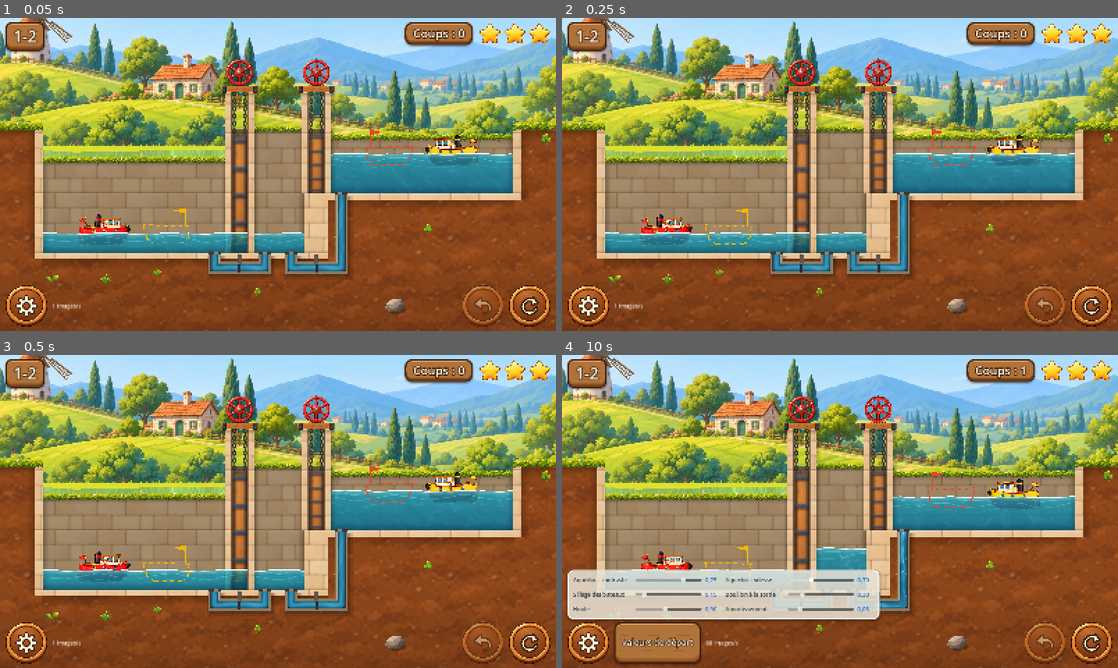
Above: before the commit, frames 1-4 (two rows, left to right).
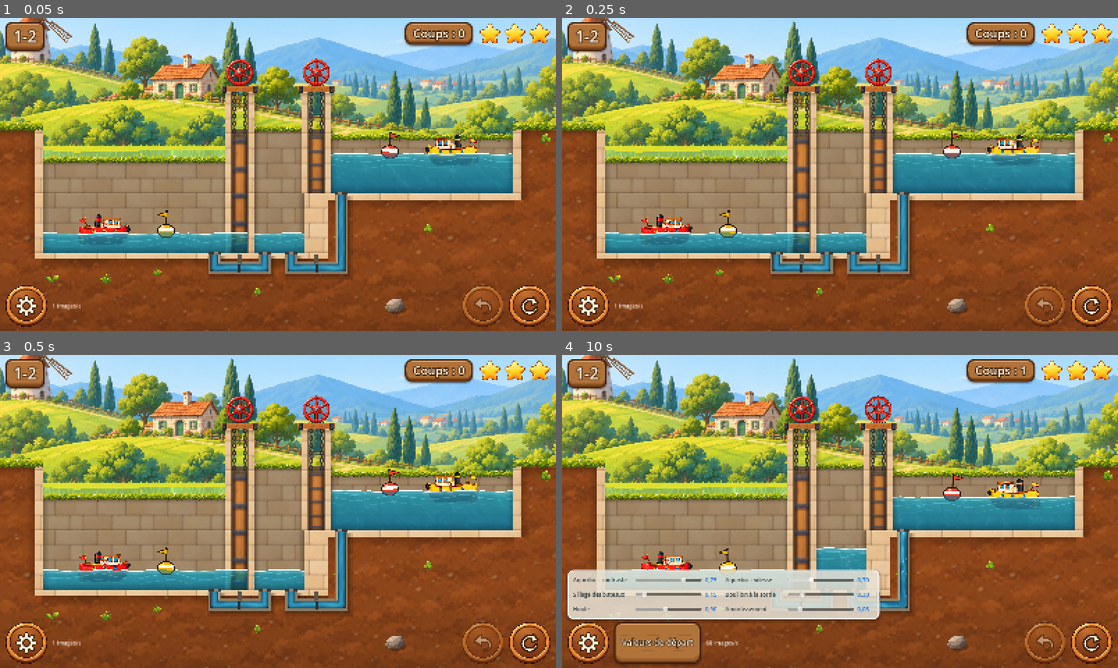
Above: after the commit, the same moments.

Repository: VincentDebaty/station
Game: Godot game, scene res://principal.tscn
Same seed, same stepped clock (60 frames per second), same inputs: the game is played once before the commit and once after it.
Inputs (mouse positions are in pixels of both pictures, inside the frame that each line leads up to):
- Up to frame 1 (0.05 s): no input
- Up to frame 2 (0.25 s): no input
- Up to frame 3 (0.5 s): no input
- Up to frame 4 (10 s): click (1090, 642) at 0.5 s; click (589, 642) at 1.25 s; click "Valeurs de départ" at 2 s; click (1090, 642) at 2.75 s; click (589, 642) at 3.52 s; click (1090, 642) at 4.25 s; click (589, 642) at 5 s; click "Valeurs de départ" at 5.75 s; click "Valeurs de départ" at 6.5 s; move the mouse to (962, 495) at 7.27 s; click (962, 495) at 7.42 s; move the mouse to (728, 527) at 8.02 s; click (728, 527) at 8.17 s; move the mouse to (895, 442) at 8.77 s; click (895, 442) at 8.92 s; move the mouse to (812, 574) at 9.52 s; click (812, 574) at 9.67 s

The runs differ from the first frame. In frame 1, 0.4% of the frame differs, in the area x 25-75%, y 35-72%; in frame 2, 0.4%; in frame 3, 0.4%, in the area x 25-75%, y 35-73%; in frame 4, 0.4%.

Commit message:
Lot 3 : la destination d'un bateau devient une bouée à sa couleur, qui flotte et suit l'eau
La coque en pointillés et le fanion faisaient « calque de mise au point »
(analyse graphique). Vincent a choisi la bouée : un flotteur à la couleur du
bateau, cerclé de brun, avec une bande blanche, un mât et un fanion tourné
vers où va le bateau. Elle flotte à la place visée :
- elle monte et descend avec la houle et penche avec la pente de la surface ;
- le tiers bas du flotteur est vu à travers l'eau ;
- bassin à sec, elle repose sur le fond ;
- elle disparaît quand le bateau arrive.

art/bouee.png, prompt dans ASSETS.md, la remplacera dès qu'elle existera :
peinte en rouge, repeinte comme les bateaux, le tiers bas sous l'eau.

Photos du 1-4 à la taille de l'iPhone.

Co-Authored-By: Claude Opus 5.5 <noreply@anthropic.com>

Diff:
--- a/prototypes/ecluses-godot/canal.gd
+++ b/prototypes/ecluses-godot/canal.gd
@@ -868,18 +868,73 @@
 	for k in N["bateaux"].size():
 		var b: Dictionary = N["bateaux"][k]
 		var v := int(b["vers"])
-		if positions[k] == v: continue
+		var arrive: bool = positions[k] == v
+		var sp: Sprite2D = _bouees_img.get(k)
+		if sp: sp.visible = not arrive
+		if arrive: continue
 		var x := place(v, "f%d" % k, positions)
-		var tirant: float = bateaux[k].tirant
-		var y := minf(surface_a(x), Y(float(N["bassins"][v]["fond"])) - tirant)
-		var c: Color = COULEURS[k % COULEURS.size()]
-		var L := 1.75 * U * 0.5
-		var pts := [Vector2(-L, -14), Vector2(L, -18), Vector2(L * 0.82, tirant * 0.55), Vector2(L * 0.55, tirant), Vector2(-L * 0.72, tirant), Vector2(-L * 0.96, tirant * 0.45), Vector2(-L, -14)]
 		var sens := 1.0 if v >= int(b["de"]) else -1.0
-		for j in pts.size() - 1:
-			var a: Vector2 = Vector2(x, y) + pts[j] * Vector2(sens, 1)
-			var z: Vector2 = Vector2(x, y) + pts[j + 1] * Vector2(sens, 1)
-			_reperes.draw_dashed_line(a, z, c, 3.0, 9.0)
-		var mat := Vector2(x - sens * L * 0.82, y - 14)
-		_reperes.draw_line(mat, mat + Vector2(0, -0.7 * U), c, 3.0)
-		_reperes.draw_colored_polygon(PackedVector2Array([mat + Vector2(0, -0.7 * U), mat + Vector2(sens * 28, -0.6 * U), mat + Vector2(0, -0.5 * U)]), c)
+		_bouee(k, x, sens)
+
+# La DESTINATION d'un bateau : une bouée à sa couleur, qui flotte à la place
+# qu'il doit atteindre et suit l'eau (lot 3 de PLAN-RENDU.md, choix A de
+# Vincent, 6 octobre 2026 — la coque en pointillés faisait calque de mise au
+# point). Elle monte et descend avec la houle et penche avec la pente de la
+# surface ; le tiers bas de son flotteur est sous l'eau. Bassin à sec, elle
+# repose sur le fond. art/bouee.png, si elle existe, remplace le dessin
+# (peinte en rouge, repeinte comme les bateaux).
+var _bouees_img := {}
+func _bouee(k: int, x: float, sens: float) -> void:
+	var v := int(N["bateaux"][k]["vers"])
+	var fond := Y(float(N["bassins"][v]["fond"]))
+	var surf := minf(surface_a(x), fond)
+	var pente := (surface_a(x + 10.0) - surface_a(x - 10.0)) / 20.0
+	var y := surf + 1.2 * sin(_t * 2.2 + k * 1.7)
+	var rot := clampf(pente, -0.3, 0.3) * 0.8 + 0.07 * sin(_t * 1.6 + k)
+	var c: Color = COULEURS[k % COULEURS.size()]
+	if _bouees_img.has(k) or ResourceLoader.exists("res://art/bouee.png"):
+		if not _bouees_img.has(k):
+			var s := Sprite2D.new()
+			s.texture = _recadrer(load("res://art/bouee.png"))
+			var h := 52.0
+			s.scale = Vector2.ONE * h / s.texture.get_height()
+			s.offset = Vector2(0, -s.texture.get_height() * (0.5 - 0.27))    # le tiers bas sous l'eau
+			s.flip_h = sens < 0.0
+			var repeint = REPEINTS[k % REPEINTS.size()]
+			if repeint != null:
+				s.material = _mat(SH_TEINTE, {"actif": true, "teinte": repeint[0], "saturation": repeint[1], "luminosite": repeint[2]})
+			s.z_index = 3
+			add_child(s)
+			_bouees_img[k] = s
+		var sp: Sprite2D = _bouees_img[k]
+		sp.position = Vector2(x, y)
+		sp.rotation = rot
+		return
+	var t := Transform2D(rot, Vector2(1.25, 1.25), 0.0, Vector2(x, y))
+	_reperes.draw_set_transform_matrix(t)
+	var sombre := Color(0.17, 0.09, 0.05)
+	# le mât, le fanion, la boule du sommet
+	_reperes.draw_line(Vector2(0, -14), Vector2(0, -40), sombre, 3.0, true)
+	_reperes.draw_colored_polygon(PackedVector2Array([Vector2(1, -40), Vector2(1 + sens * 18, -35), Vector2(1, -30)]), c)
+	_reperes.draw_polyline(PackedVector2Array([Vector2(1, -40), Vector2(1 + sens * 18, -35), Vector2(1, -30)]), sombre, 1.5, true)
+	_reperes.draw_circle(Vector2(0, -41), 2.6, sombre)
+	# le flotteur : un œuf couché, cerné, avec sa bande blanche et un reflet
+	var corps := PackedVector2Array()
+	for j in 28:
+		var a := TAU * j / 28.0
+		corps.append(Vector2(cos(a) * 15.0, -4.0 + sin(a) * (11.0 if sin(a) < 0.0 else 12.0)))
+	var cerne := PackedVector2Array()
+	for p in corps: cerne.append(p * 1.0 + (p - Vector2(0, -4)).normalized() * 2.2)
+	_reperes.draw_colored_polygon(cerne, sombre)
+	_reperes.draw_colored_polygon(corps, c)
+	var bande := PackedVector2Array()
+	for p in corps:
+		bande.append(Vector2(p.x, clampf(p.y, -9.0, -3.0)))
+	_reperes.draw_colored_polygon(bande, Color(1, 0.98, 0.94))
+	_reperes.draw_circle(Vector2(-6, -11), 3.0, Color(1, 1, 1, 0.5))
+	# la part immergée, vue à travers l'eau
+	var dessous := PackedVector2Array()
+	for p in cerne:
+		dessous.append(Vector2(p.x, maxf(p.y, 0.0)))
+	_reperes.draw_colored_polygon(dessous, Color(0.08, 0.45, 0.6, 0.55))
+	_reperes.draw_set_transform_matrix(Transform2D.IDENTITY)
Not shown, changed: prototypes/ecluses-godot/PLAN-RENDU.md
